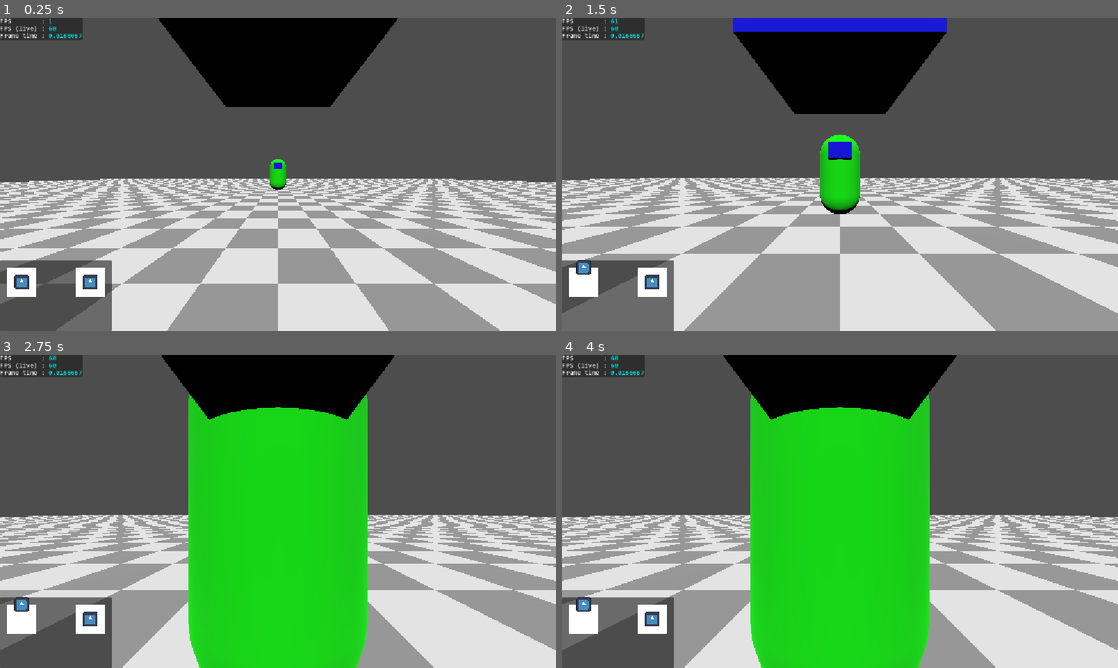
Above: before the commit, frames 1-4 (two rows, left to right).
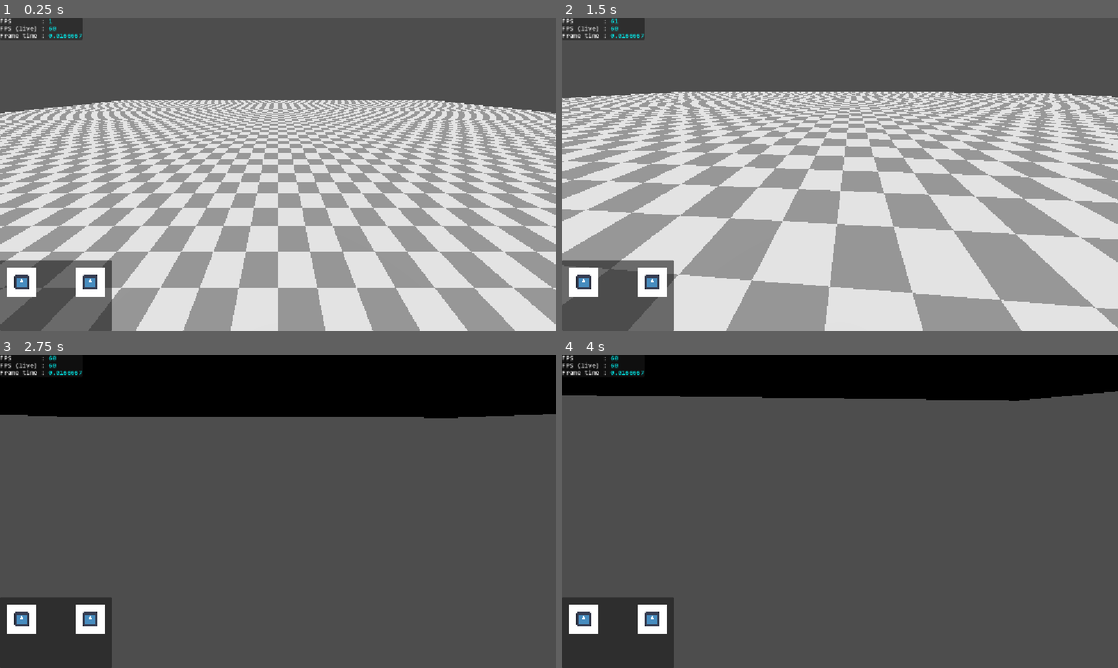
Above: after the commit, the same moments.

Repository: Slenderpi/ArcadeGame
Game: Godot game, scene res://core/main_scene/main_scene.tscn
Same seed, same stepped clock (60 frames per second), same inputs: the game is played once before the commit and once after it. The engine's default icon, where the game draws it, is replaced by a stand-in: a white triangle on a blue panel in a dark square.
Inputs (mouse positions are in pixels of both pictures, inside the frame that each line leads up to):
- Up to frame 1 (0.25 s): no input
- Up to frame 2 (1.5 s): tap Enter at 0.5 s; move the mouse to (867, 174) at 0.52 s; hold W (stick_left_north_0) from 0.53 s (still down); tap Y at 0.6, 1.35 s; move the mouse to (812, 174) at 1.27 s
- Up to frame 3 (2.75 s): keep holding W (stick_left_north_0); move the mouse to (289, 505) at 2.02 s; hold Q from 2.03 s (still down); tap Y at 2.3 s
- Up to frame 4 (4 s): keep holding W (stick_left_north_0); move the mouse to (834, 517) at 2.77 s; release Q at 2.78 s; tap E at 2.85 s; tap Y at 3.05, 3.8 s; tap Space (attack_left_0) at 3.5 s; move the mouse to (878, 514) at 3.52 s; hold Ctrl from 3.53 s (still down)

The runs differ from the first frame. In frame 1, 56% of the frame differs, in the area x 0-100%, y 0-100%; in frame 2, 56%; in frame 3, 71%; in frame 4, 68%.

Commit message:
Simple UDP setup
- Some UDP message testing has been setup
- New Debug global. Currently only has print_warning() and print_error() functions
- New NetworkManager global to handle networking
- main_scene has its mech_character spawning disabled for now
- This commit is meant to be modified across multiple devices to test the involved work. Expect it to receive force pushes

Diff:
--- a/core/main_scene/main_scene.gd
+++ b/core/main_scene/main_scene.gd
@@ -1,17 +1,21 @@
 extends Node
 ## This class is essentially a GameManager type of class
+
+
+const PORT := 7000
 
 
 @export
 var level_to_load : PackedScene
 var _level_data : LevelData
 
-@export
-var mech_to_load_0 : PackedScene
-@export
-var mech_to_load_1 : PackedScene
-@export
-var player_controller : PackedScene
+#@export
+#var mech_to_load_0 : PackedScene
+#@export
+#var mech_to_load_1 : PackedScene
+#@export
+#var player_controller : PackedScene
+var player_client_scene := preload("res://entities/player_client/player_client.tscn")
 
 @export_group("References")
 @export_subgroup("World")
@@ -41,25 +45,27 @@
 	_level_data = level as LevelData
 	_folder_level.add_child(level)
 
-	_spawn_mech_character_for_player(mech_to_load_0, 0)
-	_spawn_mech_character_for_player(mech_to_load_1, 1)
-
-	_game_camera.first_person_target = spawned_mechs[0]
-	_game_camera.camera_mode = GameCamera.ECameraMode.FIRST_PERSON
-
-	_dev_canvas.mech_character = spawned_mechs[0]
 
 
-func _spawn_mech_character_for_player(mechScene: PackedScene, playerId: int) -> void:
-	# Spawn mech
-	var mech := mechScene.instantiate() as MechCharacter
-	mech.transform = (_level_data.spawn_point_0 if playerId == 0 else _level_data.spawn_point_1).transform
-	_folder_entities.add_child(mech)
+	#_spawn_mech_character_for_player(mech_to_load_0, 0)
+	#_spawn_mech_character_for_player(mech_to_load_1, 1)
 
-	# Create controller
-	var plrCtrlrScene := player_controller.instantiate()
-	var plrCtrlr := plrCtrlrScene as PlayerControllerComponent
-	plrCtrlr.player_id = playerId
-	mech.add_child(plrCtrlr)
+	#_game_camera.first_person_target = spawned_mechs[0]
+	#_game_camera.camera_mode = GameCamera.ECameraMode.FIRST_PERSON
 
-	spawned_mechs.append(mech)
+	#_dev_canvas.mech_character = spawned_mechs[0]
+
+
+#func _spawn_mech_character_for_player(mechScene: PackedScene, playerId: int) -> void:
+	## Spawn mech
+	#var mech := mechScene.instantiate() as MechCharacter
+	#mech.transform = (_level_data.spawn_point_0 if playerId == 0 else _level_data.spawn_point_1).transform
+	#_folder_entities.add_child(mech)
+	#
+	## Create controller
+	#var plrCtrlrScene := player_controller.instantiate()
+	#var plrCtrlr := plrCtrlrScene as PlayerControllerComponent
+	#plrCtrlr.player_id = playerId
+	#mech.add_child(plrCtrlr)
+	#
+	#spawned_mechs.append(mech)
--- a/core/main_scene/main_scene.tscn
+++ b/core/main_scene/main_scene.tscn
@@ -2,18 +2,13 @@
 
 [ext_resource type="Script" uid="uid://dqgs0suqdr0ic" path="res://core/main_scene/main_scene.gd" id="1_awcct"]
 [ext_resource type="PackedScene" uid="uid://dyhygadsweine" path="res://levels/lv_dev/lv_dev.tscn" id="2_wqpev"]
-[ext_resource type="PackedScene" uid="uid://b0pw1c17p3b5n" path="res://entities/mech_characters/mech_guy/mech_guy.tscn" id="3_0lowg"]
 [ext_resource type="PackedScene" uid="uid://dn3hp2lqhrwn8" path="res://core/game_camera/game_camera.tscn" id="3_3gbtc"]
 [ext_resource type="PackedScene" uid="uid://ktk85mqyxoxj" path="res://ui/dev_canvas/dev_canvas.tscn" id="4_et8y5"]
-[ext_resource type="PackedScene" uid="uid://cmmhck63a2xag" path="res://components/controllers/player_controller/player_controller_component.tscn" id="4_v3gik"]
 
 [node name="MainScene" type="Node" unique_id=1180811448 node_paths=PackedStringArray("_game_camera", "_folder_level", "_folder_entities", "_folder_effects", "_folder_ui", "_dev_canvas")]
 process_mode = 3
 script = ExtResource("1_awcct")
 level_to_load = ExtResource("2_wqpev")
-mech_to_load_0 = ExtResource("3_0lowg")
-mech_to_load_1 = ExtResource("3_0lowg")
-player_controller = ExtResource("4_v3gik")
 _game_camera = NodePath("World/GameCamera")
 _folder_level = NodePath("World/Level")
 _folder_entities = NodePath("World/Entities")
--- /dev/null
+++ b/entities/player_client/player_client.gd
@@ -0,0 +1,3 @@
+extends Node3D
+class_name PlayerClient
+## TODO
--- /dev/null
+++ b/entities/player_client/player_client.tscn
@@ -0,0 +1,11 @@
+[gd_scene format=3 uid="uid://dalixf4th8pa0"]
+
+[ext_resource type="Script" uid="uid://bpo24vj7tihgs" path="res://entities/player_client/player_client.gd" id="1_cevh5"]
+
+[sub_resource type="BoxMesh" id="BoxMesh_xse17"]
+
+[node name="PlayerClient" type="Node3D" unique_id=1350795132]
+script = ExtResource("1_cevh5")
+
+[node name="MeshInstance3D" type="MeshInstance3D" parent="." unique_id=715335812]
+mesh = SubResource("BoxMesh_xse17")
--- /dev/null
+++ b/globals/debug.gd
@@ -0,0 +1,11 @@
+extends Node
+
+
+## Prints a yellow-colored message with the prefix "WARNING: ".
+func print_warning(message: String) -> void:
+	print_rich("[color=yellow]WARNING: ", message)
+
+
+## Prints a red-colored message with the prefix "ERROR: ".
+func print_error(message: String) -> void:
+	print_rich("[color=red]ERROR: ", message)
--- /dev/null
+++ b/globals/network_manager.gd
@@ -0,0 +1,104 @@
+extends Node
+
+
+## NetworkManager state.
+enum State {
+	IDLE,
+	SEARCHING,
+	HOST,
+	CLIENT
+}
+
+
+## Port to use for discovery
+const PORT_NETWORKING := 8000
+## Port to use for the game
+const PORT_GAME := 7000
+
+const UDPSTR_DISCOVERY := &"VIRTUAL ON,DISCOVERY"
+const UDPSTR_HOST := &"VIRTUAL ON,HOST"
+const UDPSTR_CLIENT := &"VIRTUAL ON,CLIENT"
+#const UDPSTR_
+
+
+var state := State.IDLE
+
+var udp := PacketPeerUDP.new()
+var peer := ENetMultiplayerPeer.new()
+
+var my_local_ips : Array[String] = []
+var other_ip : String
+
+
+func _ready() -> void:
+	#_print_local_interfaces()
+	_set_local_ips()
+	var error = udp.bind(PORT_NETWORKING)
+	if error != OK:
+		Debug.print_error("Encountered an error when binding to UDP socket for discovery: %s" % error)
+		return
+	udp.set_broadcast_enabled(true)
+
+	state = State.SEARCHING
+
+
+func _process(_delta: float) -> void:
+	if udp.get_available_packet_count() > 0:
+		var array_bytes := udp.get_packet()
+		var sender_ip := udp.get_packet_ip()
+		if my_local_ips.has(sender_ip):
+			print("Received my own message (ip: %s | message: %s)" % [sender_ip, udp.get_packet().get_string_from_ascii()])
+			return
+
+		other_ip = sender_ip
+
+		var packet_string := array_bytes.get_string_from_ascii()
+		print_rich("[color=green]Received message from %s:[/color] %s" % [sender_ip, packet_string])
+		state = State.IDLE
+
+
+func _broadcast_discovery() -> void:
+	udp.set_dest_address("255.255.255.255", PORT_NETWORKING)
+	udp.put_packet(UDPSTR_DISCOVERY.to_utf8_buffer())
+
+
+func _broadcast_hello() -> void:
+	udp.set_dest_address(other_ip, PORT_NETWORKING)
+	udp.put_packet(("Hello!").to_utf8_buffer())
+
+
+func _input(event: InputEvent) -> void:
+	if event is InputEventKey:
+		if event.pressed and event.keycode == KEY_Y:
+			match state:
+				State.SEARCHING:
+					_broadcast_discovery()
+				State.IDLE, State.HOST, State.CLIENT:
+					_broadcast_hello()
+
+
+func _set_local_ips() -> void:
+	my_local_ips.clear()
+	var interfaces := IP.get_local_interfaces()
+	for iface in interfaces:
+		for addr in iface["addresses"]:
+			my_local_ips.append(addr)
+		#var friendly : String = iface["friendly"].to_lower()
+		#if friendly.begins_with("eth"):
+			#for addr in iface["addresses"]:
+				#my_local_ips.append(addr)
+	print_rich("[color=cyan]Local ips set for this device:\n", my_local_ips)
+
+
+func _print_local_interfaces() -> void:
+	var interfaces := IP.get_local_interfaces()
+	print_rich(
+		"[color=cyan]PRINTING LOCAL INTERFACES. Unorganized listing:[/color]\n%s\n[color=cyan]-----------------------------------------------------------------------------" \
+			% interfaces)
+	for interface in interfaces:
+		print("index: ", interface["index"])
+		print("name: ", interface["name"])
+		print("friendly: ", interface["friendly"])
+		print("addresses: ", interface["addresses"])
+		print()
+	print_rich("[color=cyan]Done printing interfaces.\n-----------------------------------------------------------------------------\n")
--- a/project.godot
+++ b/project.godot
@@ -14,6 +14,11 @@
 run/main_scene="uid://dhgdgbr812rv2"
 config/features=PackedStringArray("4.7", "GL Compatibility")
 config/icon="res://icon.svg"
+
+[autoload]
+
+Debug="*uid://cu7bimfn6fy4k"
+NetworkManager="*uid://cc0bu236eu6gu"
 
 [display]
 
Not shown, added: entities/player_client/player_client.gd.uid
Not shown, added: globals/debug.gd.uid
Not shown, added: globals/network_manager.gd.uid
